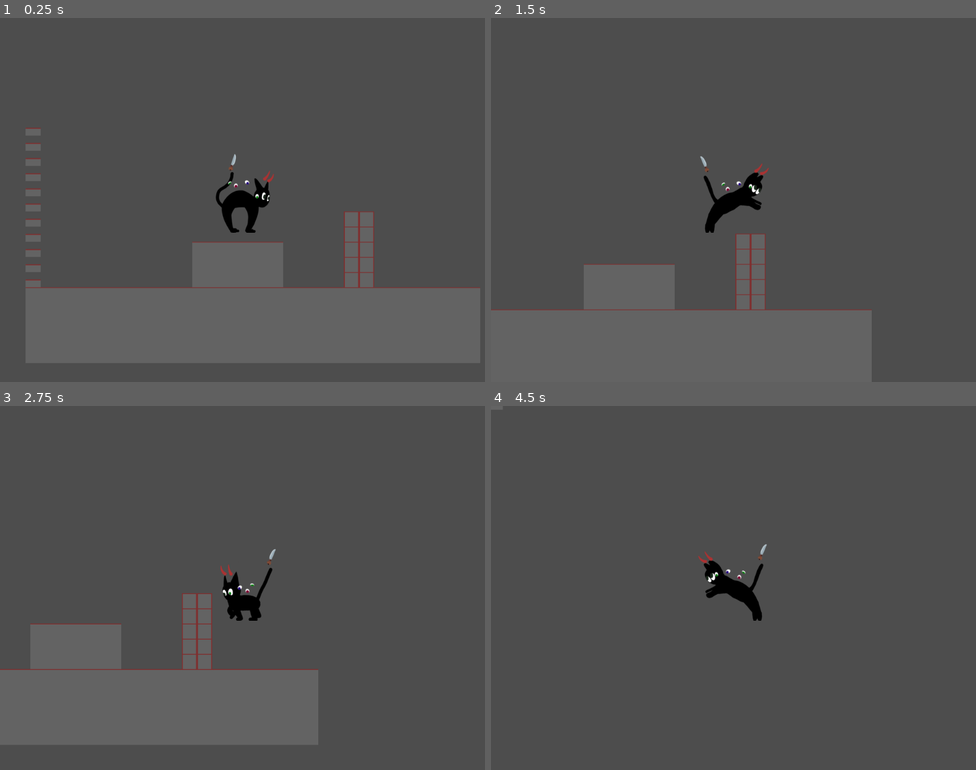
Above: before the commit, frames 1-4 (two rows, left to right).
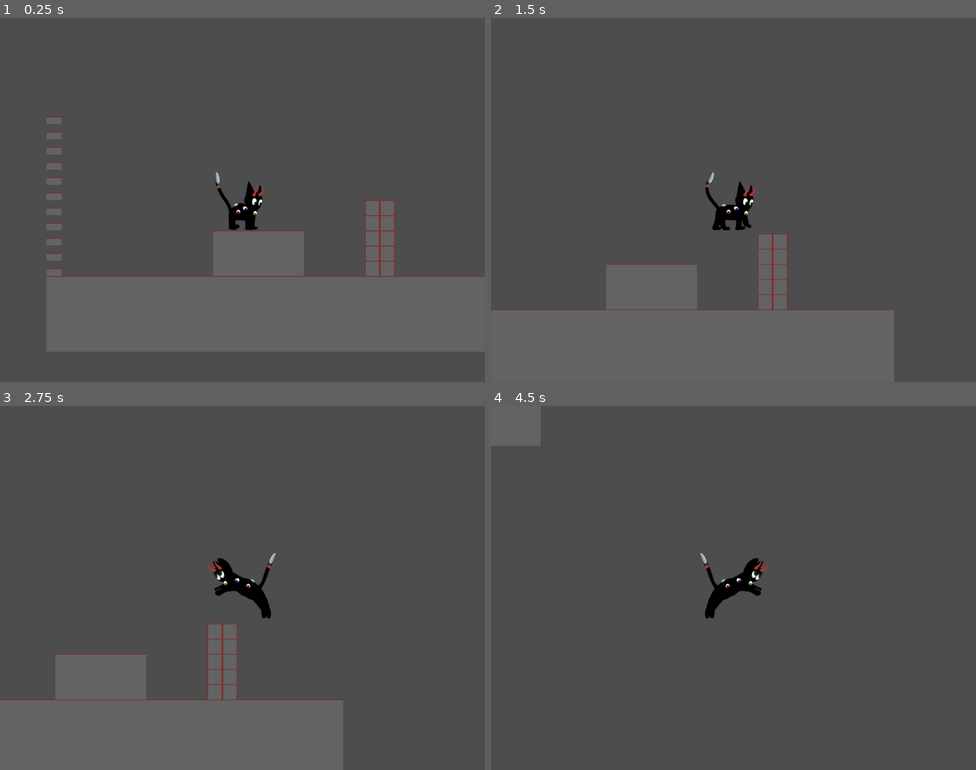
Above: after the commit, the same moments.

Repository: robchrischmidt/team-scarecrow-fear-me-gamejam
Game: Godot game, scene res://Scenes/L1.tscn
The game is run twice, just before and just after one commit, with the same random seed, the same clock (stepped at 60 frames per second) and the same inputs.
Inputs (mouse positions are in pixels of both pictures, inside the frame that each line leads up to):
- Up to frame 1 (0.25 s): no input
- Up to frame 2 (1.5 s): move the mouse to (840, 181) at 0.52 s; hold D (MoveRight) from 0.53 s (still down); tap J (Dash) at 0.6, 1.35 s; click (840, 181) at 0.77 s; move the mouse to (636, 218) at 1.27 s
- Up to frame 3 (2.75 s): click (145, 606) at 1.52 s; move the mouse to (291, 507) at 2.02 s; release D (MoveRight) at 2.03 s; hold A (MoveLeft) from 2.03 s (still down); tap J (Dash) at 2.1 s
- Up to frame 4 (4.5 s): move the mouse to (709, 660) at 2.77 s; release A (MoveLeft) at 2.78 s; hold D (MoveRight) 2.78-4.28 s; tap J (Dash) at 2.85, 3.6, 4.35 s; click (709, 660) at 3.02 s; move the mouse to (879, 642) at 3.52 s; click (879, 642) at 3.77 s; move the mouse to (588, 533) at 4.27 s; hold A (MoveLeft) from 4.28 s (still down)

The runs differ from the first frame. In frame 1, 2.2% of the frame differs, in the area x 5-100%, y 27-75%; in frame 2, 1.6%; in frame 3, 2.0%; in frame 4, 1.0%.

Commit message:
Fixed bugs introduced from rebase.

Diff:
--- a/Assets/Art/cat.tres
+++ b/Assets/Art/cat.tres
@@ -15,22 +15,6 @@
 region = Rect2(896, 0, 128, 256)
 
 [sub_resource type="AtlasTexture" id="AtlasTexture_drldw"]
-atlas = ExtResource("1_qt5sr")
-region = Rect2(0, 256, 128, 256)
-
-[sub_resource type="AtlasTexture" id="AtlasTexture_awx0v"]
-atlas = ExtResource("1_qt5sr")
-region = Rect2(640, 0, 128, 256)
-
-[sub_resource type="AtlasTexture" id="AtlasTexture_nxr52"]
-atlas = ExtResource("1_qt5sr")
-region = Rect2(768, 0, 128, 256)
-
-[sub_resource type="AtlasTexture" id="AtlasTexture_j5h0o"]
-atlas = ExtResource("1_qt5sr")
-region = Rect2(896, 0, 128, 256)
-
-[sub_resource type="AtlasTexture" id="AtlasTexture_78fbe"]
 atlas = ExtResource("1_qt5sr")
 region = Rect2(0, 256, 128, 256)
 
@@ -132,23 +116,6 @@
 "loop": true,
 "name": &"climb",
 "speed": 10.0
-}, {
-"frames": [{
-"duration": 1.0,
-"texture": SubResource("AtlasTexture_awx0v")
-}, {
-"duration": 1.0,
-"texture": SubResource("AtlasTexture_nxr52")
-}, {
-"duration": 1.0,
-"texture": SubResource("AtlasTexture_j5h0o")
-}, {
-"duration": 1.0,
-"texture": SubResource("AtlasTexture_78fbe")
-}],
-"loop": true,
-"name": &"climbing",
-"speed": 5.0
 }, {
 "frames": [{
 "duration": 1.0,
--- a/Objects/Player/AnimatedSprite2d.gd
+++ b/Objects/Player/AnimatedSprite2d.gd
@@ -6,127 +6,74 @@
 
 const knifeOffsetX = -26
 const hornOffsetX = 12
-func _process(delta: float) -> void:
-	if c_body.velocity.x > 0:
+
+func handle_flip():
+	if %MovementController.x_facing == Constants.RIGHT:
 		flip_h = false
 		knife.flip_h = false
 		knife.offset.x = knifeOffsetX
 		horns.flip_h = false
 		horns.offset.x = hornOffsetX
 		eyes.flip_h = false
-	if c_body.velocity.x < 0:
+	if %MovementController.x_facing == Constants.LEFT:
 		flip_h = true
 		knife.flip_h = true
 		knife.offset.x = -knifeOffsetX
 		horns.flip_h = true
 		horns.offset.x = -hornOffsetX
 		eyes.flip_h = true
-	pass
 
-func play_anims(name) ->void:
+func play_anims(name, speed, frame_num: int = -1) ->void:
+	handle_flip()
+	if frame_num != -1:
+		frame = frame_num
+		knife.frame = frame_num
+		horns.frame = frame_num
+		eyes.frame = frame_num
+	speed_scale = speed
+	knife.speed_scale = speed
+	horns.speed_scale = speed
+	eyes.speed_scale = speed
 	play(name)
 	knife.play(name)
 	horns.play(name)
 	eyes.play(name)
 	pass
+
 func _on_movement_controller__move() -> void:
-	play_anims("walk")
-	pass # Replace with function body.
+	play_anims("walk", 1)
 
 func _on_movement_controller__idle() -> void:
-	play_anims("idle")
-	pass # Replace with function body.
+	play_anims("idle", 1)
 
 func _on_movement_controller__air_idle() -> void:
-	play_anims("fall")
-	pass # Replace with function body.
+	play_anims("fall", 1)
 
 func _on_movement_controller__air_move() -> void:
-	play_anims("fall_move")
-	pass # Replace with function body.
+	play_anims("fall_move", 1)
+
+func _on_movement_controller__jump_idle() -> void:
+	play_anims("fall", 1)
+
+func _on_movement_controller__jump_move() -> void:
+	play_anims("fall_move", 1)
+
+func _on_movement_controller__fall_idle() -> void:
+	play_anims("fall", 1)
+
+func _on_movement_controller__fall_move() -> void:
+	play_anims("fall_move", 1)
+
+func _on_movement_controller__crouch_down() -> void:
+	play_anims("jump_prep", 1, 0)
+
+func _on_movement_controller__crouch_up() -> void:
+	play_anims("jump_prep", 1, 1)
 
 
-func _on_movement_controller__jump_idle() -> void:
-	play_anims("fall")
-	pass # Replace with function body.
-
-func _on_movement_controller__jump_move() -> void:
-	play_anims("fall_move")
-	pass # Replace with function body.
-
-func _on_movement_controller__fall_idle() -> void:
-	play_anims("fall")
-	pass # Replace with function body.
-
-func _on_movement_controller__fall_move() -> void:
-	play_anims("fall_move")
-	pass # Replace with function body.
+func _on_movement_controller__climb_idle() -> void:
+	play_anims("climb", 0)
 
 
-#func handle_flip():
-#	if %MovementController.x_facing == Constants.RIGHT:
-#		flip_h = false
-#	if %MovementController.x_facing == Constants.LEFT:
-#		flip_h = true
-
-#func _on_movement_controller__move() -> void:
-#	handle_flip()
-#	speed_scale = 1
-#	play("walk")
-
-#func _on_movement_controller__idle() -> void:
-#	handle_flip()
-#	speed_scale = 1
-#	play("idle")
-
-#func _on_movement_controller__air_idle() -> void:
-#	handle_flip()
-#	speed_scale = 1
-#	play("fall")
-
-#func _on_movement_controller__air_move() -> void:
-#	handle_flip()
-#	speed_scale = 1
-#	play("fall_move")
-
-#func _on_movement_controller__jump_idle() -> void:
-#	handle_flip()
-#	speed_scale = 1
-#	play("fall")
-
-#func _on_movement_controller__jump_move() -> void:
-#	handle_flip()
-#	speed_scale = 1
-#	play("fall_move")
-
-#func _on_movement_controller__fall_idle() -> void:
-#	handle_flip()
-#	speed_scale = 1
-#	play("fall")
-
-#func _on_movement_controller__fall_move() -> void:
-#	handle_flip()
-#	speed_scale = 1
-#	play("fall_move")
-
-#func _on_movement_controller__crouch_down() -> void:
-#	handle_flip()
-#	speed_scale = 1
-#	play("jump_prep")
-#	frame=0
-
-#func _on_movement_controller__crouch_up() -> void:
-#	handle_flip()
-#	speed_scale = 1
-#	play("jump_prep")
-#	frame=1
-
-
-#func _on_movement_controller__climb_idle() -> void:
-#	speed_scale = 0
-#	play("climbing")
-
-
-#func _on_movement_controller__climb_move() -> void:
-#	speed_scale = 1
-#	play("climbing")
+func _on_movement_controller__climb_move() -> void:
+	play_anims("climb", 1)
--- a/Objects/Player/MovementController.gd
+++ b/Objects/Player/MovementController.gd
@@ -67,6 +67,7 @@
 var x_facing : int
 
 func _ready() -> void:
+	print(c_body.position)
 	state_machine = StateMachine.create(self)
 	state_machine.add_state("Idle", idle_enter, null, idle_phys_process)
 	state_machine.add_state("Move", move_enter, null, move_phys_process, move_exit)
@@ -116,6 +117,9 @@
 			x_facing = Constants.RIGHT
 		if move_dir.x < 0:
 			x_facing = Constants.LEFT
+
+
+	print(get_facing())
 
 
 func apply_jump(jump_force: Vector2):
@@ -254,6 +258,7 @@
 
 
 func idle_enter():
+	print(c_body.position)
 	_idle.emit()
 
 func idle_phys_process(delta : float):
@@ -403,6 +408,8 @@
 	elif c_body.is_on_floor():
 		_land.emit()
 		state_machine.transfer("Move")
+	elif c_body.is_on_wall():
+		state_machine.transfer("ClimbingIdle")
 
 func can_jump(type: String = "SmallJump", is_climbing: bool = false):
 	if Input.is_action_just_pressed(type):
--- a/Objects/Player/Player.tscn
+++ b/Objects/Player/Player.tscn
@@ -1,11 +1,10 @@
-[gd_scene load_steps=9 format=3 uid="uid://bl6wh4amp8ljg"]
+[gd_scene load_steps=28 format=3 uid="uid://bl6wh4amp8ljg"]
 
 [ext_resource type="Script" uid="uid://c1kret0ix6iht" path="res://Objects/Player/Player.gd" id="1_we6tp"]
 [ext_resource type="Script" uid="uid://br1vs868dmesp" path="res://Objects/Player/Effects.gd" id="2_oansn"]
 [ext_resource type="Script" uid="uid://b0hot2esg3sgb" path="res://Objects/Player/MovementController.gd" id="3_cac6a"]
 [ext_resource type="Texture2D" uid="uid://how8nd5sgkun" path="res://Assets/Art/Dot.png" id="4_b0me6"]
 [ext_resource type="SpriteFrames" uid="uid://dc7obffplb4yl" path="res://Assets/Art/cat.tres" id="5_b872d"]
-[ext_resource type="Texture2D" uid="uid://5j2sk8ghi5uo" path="res://Assets/Art/alignment_ref.png" id="5_y01d7"]
 [ext_resource type="Script" uid="uid://23wjywdm36a6" path="res://Objects/Player/AnimatedSprite2d.gd" id="6_1qpp8"]
 [ext_resource type="SpriteFrames" uid="uid://cpy0l87gjbax6" path="res://Assets/Art/knife.tres" id="7_nd6ml"]
 [ext_resource type="Texture2D" uid="uid://dw78jqrasg0xx" path="res://Assets/Art/horns.png" id="9_7t0p5"]
@@ -180,9 +179,6 @@
 "name": &"walk",
 "speed": 5.0
 }]
-
-[sub_resource type="SpriteFrames" id="SpriteFrames_b872d"]
-animations = []
 
 [node name="Player" type="CharacterBody2D"]
 script = ExtResource("1_we6tp")
@@ -247,16 +243,9 @@
 texture = ExtResource("4_b0me6")
 texture_mode = 1
 
-[node name="Sprite2D2" type="Sprite2D" parent="."]
-visible = false
-texture = ExtResource("5_y01d7")
-offset = Vector2(0, -18.705)
-
 [node name="AnimatedSprite2D" type="AnimatedSprite2D" parent="." node_paths=PackedStringArray("c_body", "knife", "horns", "eyes")]
 sprite_frames = ExtResource("5_b872d")
-animation = &"climbing"
-autoplay = "climb"
-offset = Vector2(0, 5)
+animation = &"walk"
 script = ExtResource("6_1qpp8")
 c_body = NodePath("..")
 knife = NodePath("../KnifeSprite2D")
@@ -266,18 +255,16 @@
 [node name="KnifeSprite2D" type="AnimatedSprite2D" parent="."]
 sprite_frames = ExtResource("7_nd6ml")
 animation = &"climb"
-offset = Vector2(-26, -33.69)
+offset = Vector2(-26, -14.985)
 
 [node name="HornsSprite2D" type="AnimatedSprite2D" parent="."]
 sprite_frames = SubResource("SpriteFrames_rccl5")
 animation = &"climb"
-offset = Vector2(12.095, -18.705)
+offset = Vector2(12.095, 0)
 
 [node name="EyesSprite2D" type="AnimatedSprite2D" parent="."]
 sprite_frames = SubResource("SpriteFrames_wpnx7")
-animation = &"walk"
-frame_progress = 0.827817
-offset = Vector2(0, -18.705)
+animation = &"jump_prep"
 
 [connection signal="_air_idle" from="MovementController" to="Effects" method="_air_idle"]
 [connection signal="_air_idle" from="MovementController" to="AnimatedSprite2D" method="_on_movement_controller__air_idle"]
--- a/Scenes/L1.tscn
+++ b/Scenes/L1.tscn
@@ -34,7 +34,7 @@
 [node name="L1" type="Node2D"]
 
 [node name="Player" parent="." instance=ExtResource("1_f0cto")]
-position = Vector2(458, 139)
+position = Vector2(414, 174)
 
 [node name="TileMapLayer" type="TileMapLayer" parent="."]
 tile_map_data = PackedByteArray("AAABAAwAAQAAAAEAAAACAAwAAQAAAAEAAAADAAwAAQAAAAEAAAAEAAwAAQAAAAEAAAAFAAwAAQAAAAEAAAAGAA …(2944 unchanged characters)…
Not shown: 1 places in Assets/Art/cat.tres that only renumber resources
